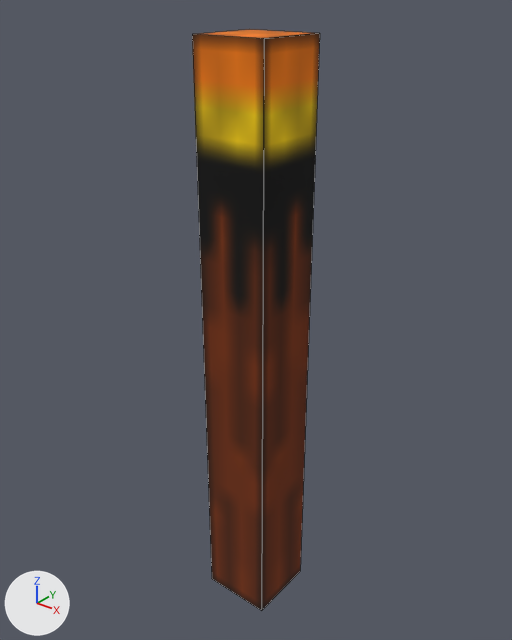
One commit to the OBJ model src/spacegame/assets/models/blockModels/torch.obj: the scene before it, then after it.
Both versions are drawn from a camera (50 mm lens) standing at (1.156, -1.321, 1.071) and looking at (0.484, -0.481, 0.551). Arrows for +X, +Y and +Z are at lower left; the lights stay in place. The picture after the commit comes second. Mesh edges are drawn as thin lines. Where no turn or scale is listed for an object, it has been applied to the vertices.

Names of what the first picture shows: 'southFace', 'topFace', 'westFace'.
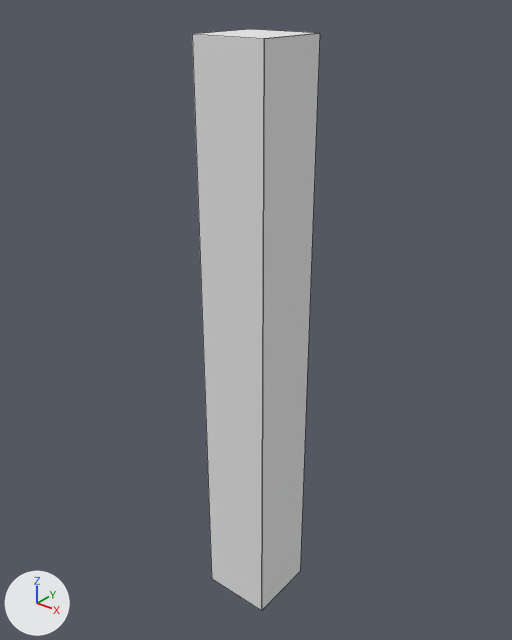
Boxes [x1, y1, x2, y2] around the edits, measured in the pictures (512 x 640 px):
'westFace', recoloured (brown to white)
    both: [192, 34, 264, 611]
'southFace', recoloured (brown to white)
    both: [262, 33, 320, 610]
'topFace', recoloured (orange to white)
    both: [199, 29, 315, 39]

The change, as a list of edits to the scene's bpy script:
```text
Add mat_none:
    mat_none = principled_material('none')
    mat_none.base_color = (0.8, 0.8, 0.8)  # white #e7e7e7
    mat_none.roughness = 1.0
Change me_southface:
    where me_southface.from_pydata(...)  # 4 vertices, 1 face; spans x 0.562, y -0.562..-0.437, z 0.0..1.0
    remove me_southface.materials.append(mat_m_26796d2c_7e40_b6bb_4f99_0f82c68fde1d)  # picture img_torch_png
    add me_southface.materials.append(mat_none)  # white #e7e7e7
Change me_topface:
    where me_topface.from_pydata(...)  # 4 vertices, 1 face; spans x 0.4375..0.5625, y -0.5625..-0.4375, z 1.0
    remove me_topface.materials.append(mat_m_26796d2c_7e40_b6bb_4f99_0f82c68fde1d)  # picture img_torch_png
    add me_topface.materials.append(mat_none)  # white #e7e7e7
Change me_westface:
    where me_westface.from_pydata(...)  # 4 vertices, 1 face; spans x 0.438..0.562, y -0.562, z 0.0..1.0
    remove me_westface.materials.append(mat_m_26796d2c_7e40_b6bb_4f99_0f82c68fde1d)  # picture img_torch_png
    add me_westface.materials.append(mat_none)  # white #e7e7e7
```
